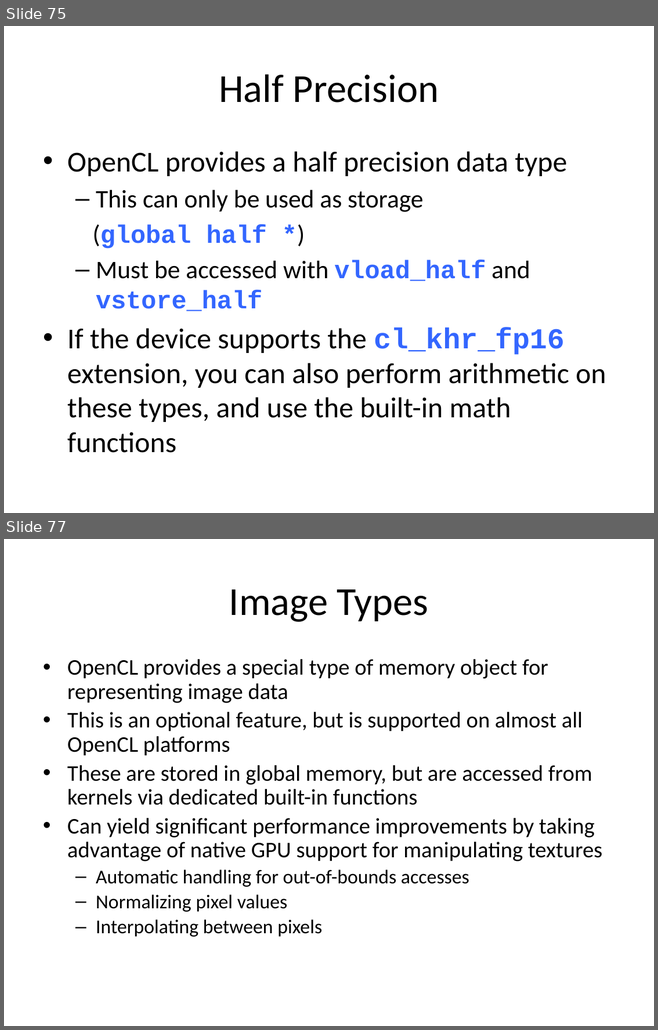
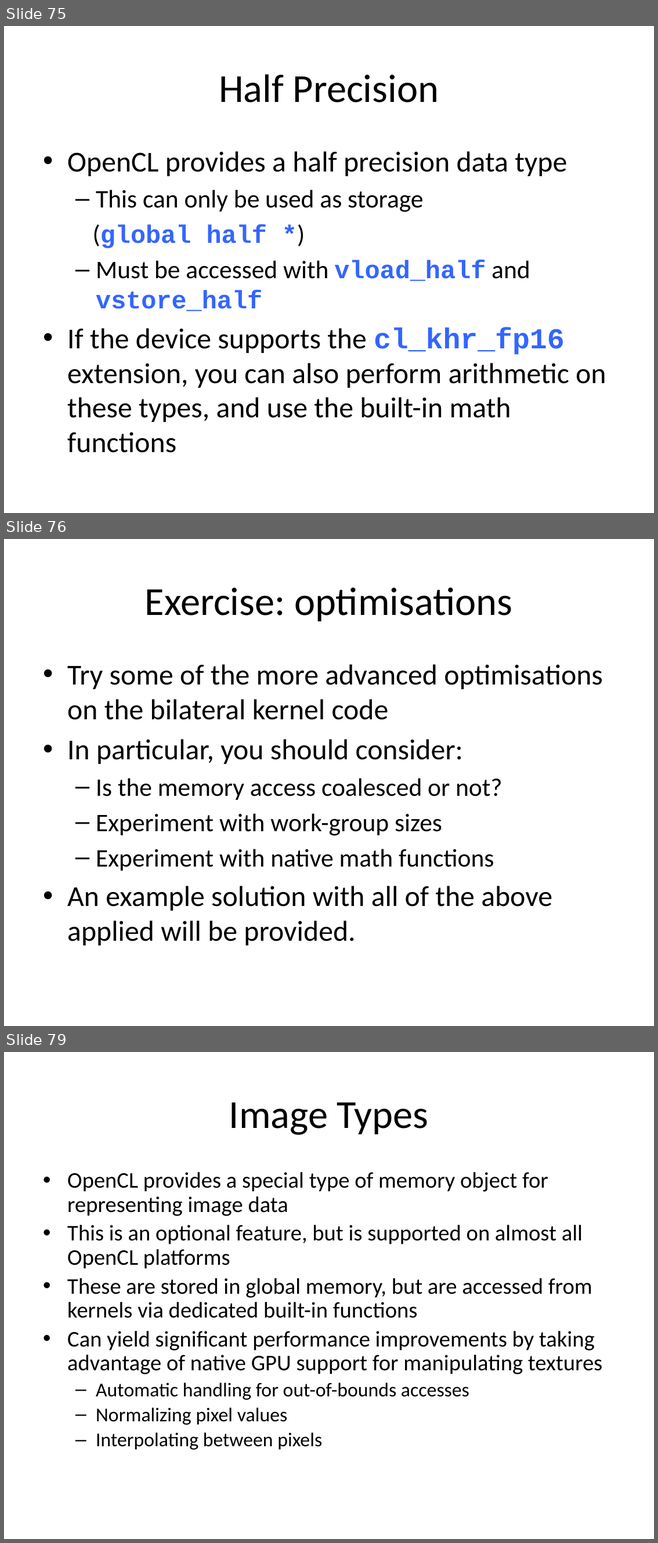
Before and after one commit to UoB-HPC/opencl-training-code, a slide deck: slides/advanced_part3.pptx. Shown one above the other, each under a label of ours: slides 75 and 77 before the commit, slides 75, 76 and 79 after it; the slides between them are not shown. The pictures are 658x1030 and 658x1543 pixels, drawn with LibreOffice and Linux fonts; fonts in the diff are those of the drawing. Boxes give left, top, right and bottom in pixels: in the first picture for what was removed or moved away, otherwise in the second. Text is boxed around its words. In the diff, an @@ line names an element or a change of style, - is before the commit and + after.

Commit message:
Re-add Bilateral optimisation exercise
Also update Bilateral example results

```diff
--- a/slides/advanced_part3.pptx
+++ b/slides/advanced_part3.pptx
@@ slide 76 added at <box>4,539,654,1026</box>, background #FFFFFF @@
@@ title added at <box>145,587,512,621</box>, 44 pt, text #000000 @@
+Exercise: optimisations
@@ text added at <box>67,664,603,946</box>, 32 pt, text #000000 @@
+• Try some of the more advanced optimisations on the bilateral kernel code
+• In particular, you should consider:
+  – Is the memory access coalesced or not?
+  – Experiment with work-group sizes
+  – Experiment with native math functions
+• An example solution with all of the above applied will be provided.
@@ what was slide 77 is now slide 79 @@
```
Also in this commit, not shown: 1 slide changed, 1 other slide added, 1 other file.
